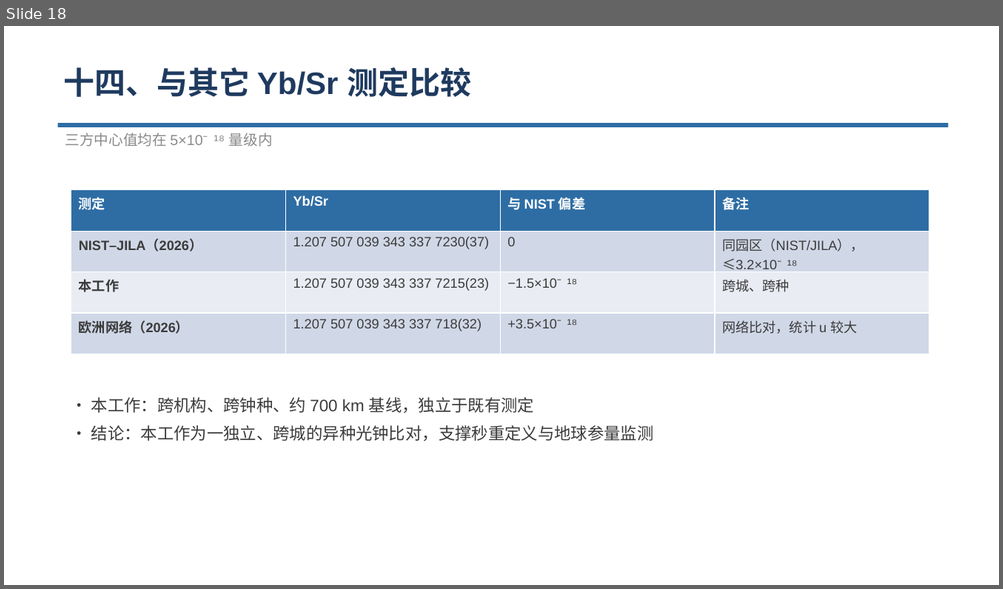
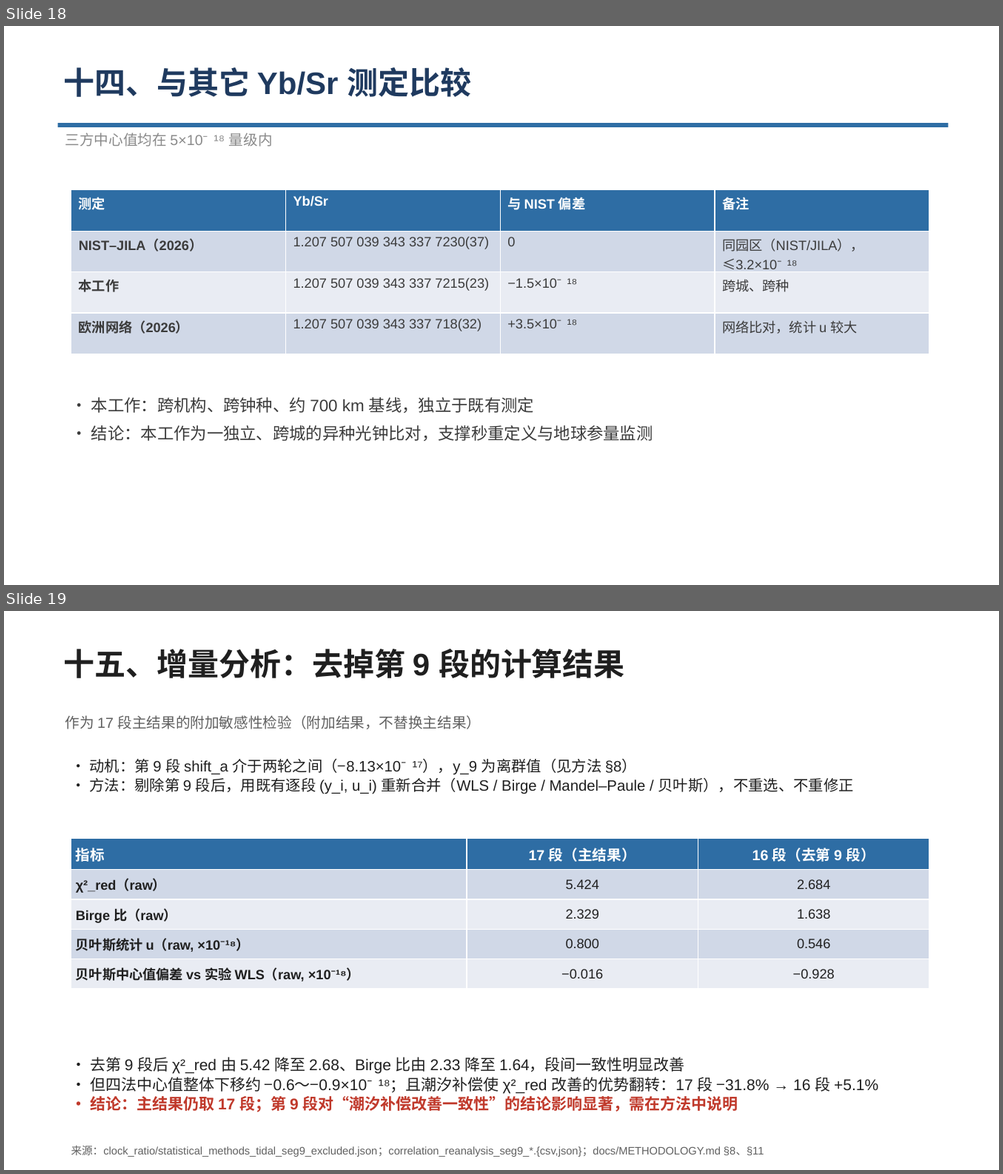
Before and after one commit to hjiang555-a11y/gravitation-whsh, a slide deck: docs/实验情况介绍.pptx. Shown one above the other, each under a label of ours: slide 18 before the commit, slides 18 and 19 after it. The pictures are 1003x589 and 1003x1174 pixels, drawn with LibreOffice and Linux fonts; fonts in the diff are those of the drawing. Boxes give left, top, right and bottom in pixels: in the first picture for what was removed or moved away, otherwise in the second. Text is boxed around its words. In the diff, an @@ line names an element or a change of style, - is before the commit and + after.

Commit message:
实验情况介绍.pptx: add incremental slide for segment-9-excluded results
New slide 十五 (after the comparison slide): 16-segment recomputation with
segment 9 removed, as an additive sensitivity check.
- Table: chi2_red 5.424->2.684, Birge 2.329->1.638, Bayesian u 0.800->0.546,
  Bayesian centre deviation vs experiment WLS -0.016->-0.928 (1e-18)
- Takeaway: axis consistency improves, but four-method centres shift down
  ~-0.6..-0.9e-18 and the tidal-compensation chi2_red advantage reverses
  (17 seg -31.8% -> 16 seg +5.1%); 17-segment result retained
Existing slides unchanged; trailing '问题' slide renumbered to 十六.

```diff
--- a/docs/实验情况介绍.pptx
+++ b/docs/实验情况介绍.pptx
@@ slide 19 added at box(4, 611, 999, 1170), background #FFFFFF @@
@@ text added at box(63, 649, 625, 678), 30 pt, text #1F1F1F, bold @@
+十五、增量分析：去掉第 9 段的计算结果
@@ text added at box(65, 715, 481, 729), 14 pt, text #606060 @@
+作为 17 段主结果的附加敏感性检验（附加结果，不替换主结果）
@@ text added at box(89, 758, 854, 795), 14.5 pt, text #1F1F1F @@
+• 动机：第 9 段 shift_a 介于两轮之间（−8.13×10⁻¹⁷），y_9 为离群值（见方法 §8）
+• 方法：剔除第 9 段后，用既有逐段 (y_i, u_i) 重新合并（WLS / Birge / Mandel–Paule / 贝叶斯），不重选、不重修正
@@ table added at box(71, 839, 929, 989), 5 rows, 3 columns @@
+指标 | 17 段（主结果） | 16 段（去第 9 段）
+χ²_red（raw） | 5.424 | 2.684
+Birge 比（raw） | 2.329 | 1.638
+贝叶斯统计 u（raw, ×10⁻¹⁸） | 0.800 | 0.546
+贝叶斯中心值偏差 vs 实验 WLS（raw, ×10⁻¹⁸） | −0.016 | −0.928
@@ text added at box(90, 1057, 878, 1113), 15 pt, text #1F1F1F @@
+• 去第 9 段后 χ²_red 由 5.42 降至 2.68、Birge 比由 2.33 降至 1.64，段间一致性明显改善
+• 但四法中心值整体下移约 −0.6～−0.9×10⁻¹⁸；且潮汐补偿使 χ²_red 改善的优势翻转：17 段 −31.8% → 16 段 +5.1%
+• 结论：主结果仍取 17 段；第 9 段对“潮汐补偿改善一致性”的结论影响显著，需在方法中说明
@@ text added at box(71, 1146, 763, 1157), 10.5 pt, text #606060 @@
+来源：clock_ratio/statistical_methods_tidal_seg9_excluded.json；correlation_reanalysis_seg9_*.{csv,json}；docs/METHODOLOGY.md §8、§11
```
Also in this commit, not shown: 1 slide changed.
